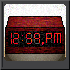
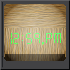
The second 70 x 70 image is a revision of the first. Changes to its layers:
added layer "Pasted Layer" above "Layer Group" over [11, 33, 61, 45]
added group "Layer Group" with 3 layers above "Background" over [4, 4, 66, 61]
added layer "Background copy #1" in group "Layer Group" over [4, 4, 66, 28]
added layer "Background copy" in group "Layer Group" over [4, 4, 66, 61]
added layer "Pasted Layer #1" in group "Layer Group" over [6, 17, 64, 53]
painted on "Background" over [6, 17, 64, 53]
